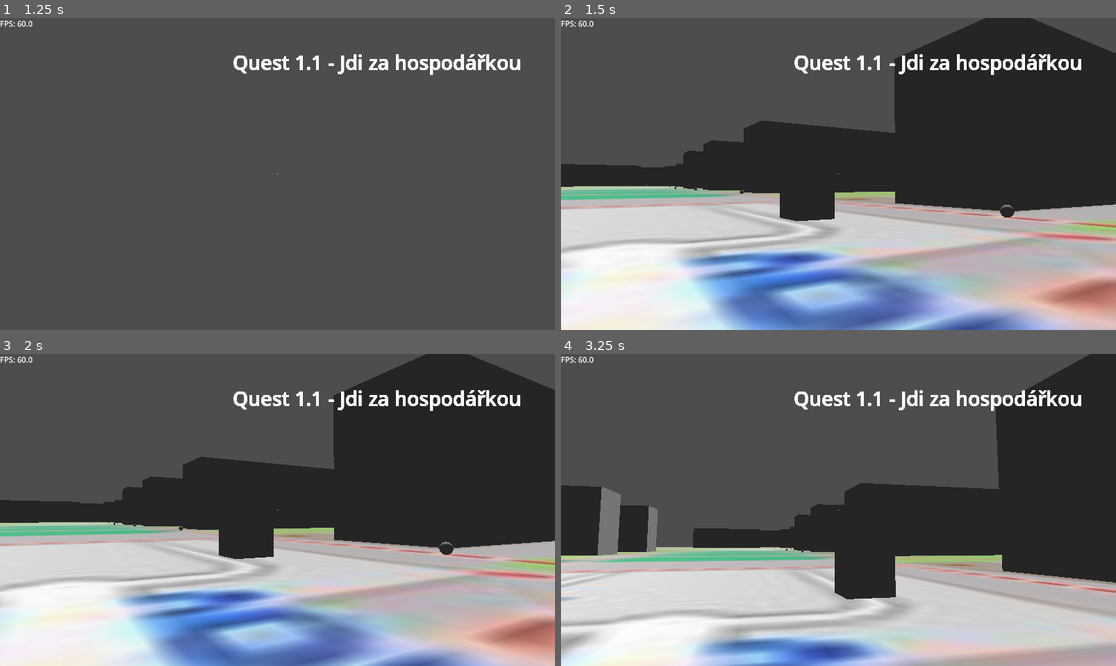
Above: before the commit, frames 1-4 (two rows, left to right).
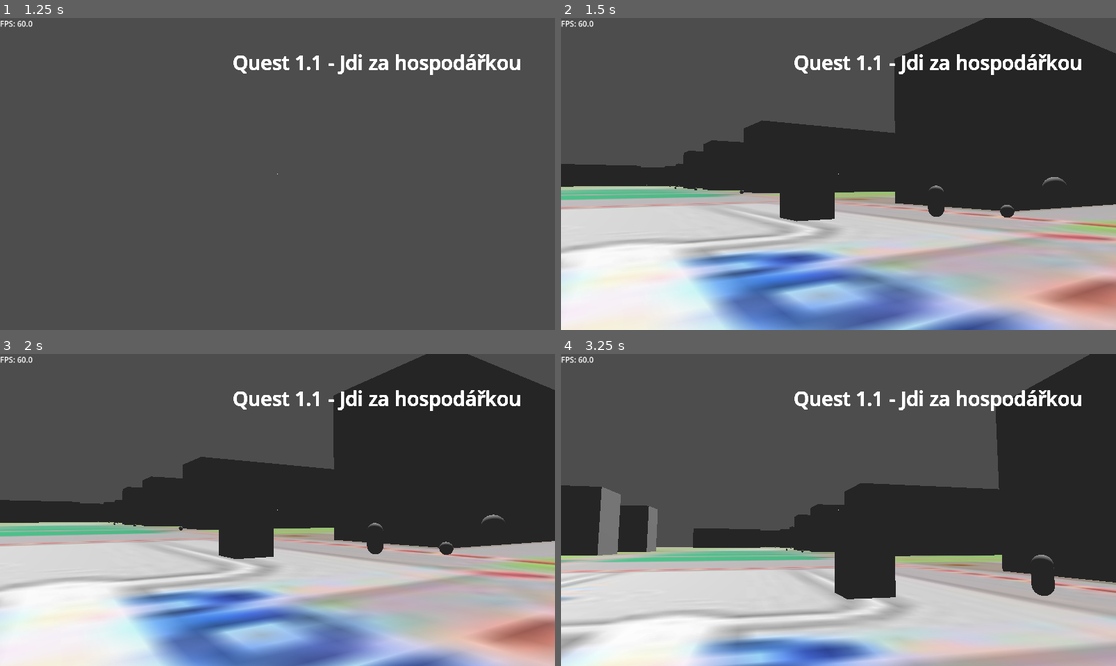
Above: after the commit, the same moments.

Repository: StrahovGameDev/StraHov
Game: Godot game, scene res://00main_scene/game_manager.tscn
The game is run twice, just before and just after one commit, with the same random seed, the same clock (stepped at 60 frames per second) and the same inputs. Video files are missing from this copy of the repository; at most half a second of black plays in their place.
Inputs (mouse positions are in pixels of both pictures, inside the frame that each line leads up to):
- Up to frame 1 (1.25 s): click "START" at 0.5 s
- Up to frame 2 (1.5 s): tap Enter (enter) at 1.25 s; move the mouse to (866, 174) at 1.27 s; hold Space (fly_up) from 1.28 s (still down); hold Enter (enter) from 1.28 s (still down)
- Up to frame 3 (2 s): keep holding Space (fly_up); keep holding Enter (enter); tap T (t) at 1.55 s
- Up to frame 4 (3.25 s): move the mouse to (727, 525) at 2.02 s; release Space (fly_up) at 2.03 s; release Enter (enter) at 2.03 s; hold S (backward) 2.03-2.78 s; tap T (t) at 2.1 s; tap Y (y) at 2.3 s; move the mouse to (849, 503) at 2.77 s; hold Space (fly_up) from 2.78 s (still down); hold Y (y) from 2.78 s (still down); tap Enter (enter) at 3.05 s

Frame 1 is identical in both runs. In frame 2, 0.1% of the frame differs, in the area x 66-92%, y 51-64%; in frame 3, 0.1%; in frame 4, 0.3%, in the area x 84-89%, y 64-78%.

Commit message:
quest_system: debug folders, quest_array change to quest_dictionary

Diff:
--- a/00main_scene/game_manager.tscn
+++ b/00main_scene/game_manager.tscn
@@ -9,6 +9,9 @@
 [ext_resource type="PackedScene" uid="uid://bmcdpwrrpli6k" path="res://scenes/player/phone.tscn" id="8_0buo7"]
 [ext_resource type="PackedScene" uid="uid://c8kybpvtqyg1" path="res://cutscenes/cutscene_manager.tscn" id="8_yvaem"]
 [ext_resource type="PackedScene" uid="uid://bm06vvgv40ypg" path="res://shelf.tscn" id="9_ot8w6"]
+[ext_resource type="PackedScene" uid="uid://cmx1dgl3bnik7" path="res://debug_folders/filipstrahov/quest/quest_1.tscn" id="13_cvbbf"]
+[ext_resource type="PackedScene" uid="uid://b58irk40sfqvc" path="res://debug_folders/filipstrahov/quest/quest_2.tscn" id="14_ao7jc"]
+[ext_resource type="PackedScene" uid="uid://ccxbaf1kkx0bw" path="res://debug_folders/filipstrahov/quest/quest_3.tscn" id="15_vw7hv"]
 
 [sub_resource type="BoxShape3D" id="BoxShape3D_ot8w6"]
 size = Vector3(5.87, 1, 2.35)
@@ -109,6 +112,15 @@
 transform = Transform3D(1, 0, 0, 0, 1, 0, 0, 0, 1, 50, 2, -9.42897)
 mesh = SubResource("BoxMesh_cvbbf")
 
+[node name="Quest1" parent="." instance=ExtResource("13_cvbbf")]
+transform = Transform3D(1, 0, 0, 0, 1, 0, 0, 0, 1, 33, 3, 0)
+
+[node name="Quest2" parent="." instance=ExtResource("14_ao7jc")]
+transform = Transform3D(1, 0, 0, 0, 1, 0, 0, 0, 1, 43.0569, 2.52448, 0)
+
+[node name="Quest3" parent="." instance=ExtResource("15_vw7hv")]
+transform = Transform3D(1, 0, 0, 0, 1, 0, 0, 0, 1, 50.4168, 1.57975, 0)
+
 [connection signal="finished" from="CutsceneManager" to="pause_menu" method="_on_cutscene_manager_finished"]
 [connection signal="started" from="CutsceneManager" to="pause_menu" method="_on_cutscene_manager_started"]
 [connection signal="start" from="main_menu" to="pause_menu" method="_on_main_menu_start"]
--- a/debug_folders/filipstrahov/quest_1.gd
+++ b/debug_folders/filipstrahov/quest/quest_1.gd
@@ -3,4 +3,4 @@
 
 func _on_body_entered(body: Node3D) -> void:
 	if body.is_in_group("player"):
-		$Quest.add_quest()
+		$Quest.add_quest("quest1")
--- a/debug_folders/filipstrahov/quest_1.tscn
+++ b/debug_folders/filipstrahov/quest/quest_1.tscn
@@ -1,8 +1,8 @@
 [gd_scene load_steps=7 format=3 uid="uid://cmx1dgl3bnik7"]
 
-[ext_resource type="Script" uid="uid://c7hahayecwhpi" path="res://debug_folders/filipstrahov/quest_1.gd" id="1_43o42"]
-[ext_resource type="Script" uid="uid://i5c3iacsacm5" path="res://debug_folders/filipstrahov/quest_dependencies/quest.gd" id="2_xnek6"]
-[ext_resource type="Script" uid="uid://dw8ujgujfm4u1" path="res://debug_folders/filipstrahov/quest_dependencies/quest_data.gd" id="3_pidd7"]
+[ext_resource type="Script" uid="uid://c7hahayecwhpi" path="res://debug_folders/filipstrahov/quest/quest_1.gd" id="1_43o42"]
+[ext_resource type="Script" uid="uid://i5c3iacsacm5" path="res://debug_folders/filipstrahov/quest/quest_dependencies/quest.gd" id="2_xnek6"]
+[ext_resource type="Script" uid="uid://dw8ujgujfm4u1" path="res://debug_folders/filipstrahov/quest/quest_dependencies/quest_data.gd" id="3_pidd7"]
 
 [sub_resource type="BoxMesh" id="BoxMesh_55t1n"]
 
@@ -10,10 +10,11 @@
 
 [sub_resource type="Resource" id="Resource_cqpko"]
 script = ExtResource("3_pidd7")
-quest_unique_name = ""
-quest_name = "Quest1"
-quest_description = "Your task is to go to the big ball."
+quest_unique_name = "quest1"
+quest_name = "See a block manager"
+quest_description = "Your task is to go to the big ball aka block manager."
 quest_completed = false
+quest_requirements = ""
 metadata/_custom_type_script = "uid://dw8ujgujfm4u1"
 
 [node name="Quest1" type="Area3D"]
--- /dev/null
+++ b/debug_folders/filipstrahov/quest/quest_2.gd
@@ -0,0 +1,6 @@
+extends Area3D
+
+
+func _on_body_entered(body: Node3D) -> void:
+	QuestManager.update_description("quest1", "Well done, now see the bean like shape.")
+	QuestManager.update_requirements("quest1", "good")
--- /dev/null
+++ b/debug_folders/filipstrahov/quest/quest_2.tscn
@@ -0,0 +1,18 @@
+[gd_scene load_steps=4 format=3 uid="uid://b58irk40sfqvc"]
+
+[ext_resource type="Script" uid="uid://c8rqe075e86rn" path="res://debug_folders/filipstrahov/quest/quest_2.gd" id="1_4y7ac"]
+
+[sub_resource type="SphereMesh" id="SphereMesh_8ftkv"]
+
+[sub_resource type="SphereShape3D" id="SphereShape3D_t8h38"]
+
+[node name="Quest2" type="Area3D"]
+script = ExtResource("1_4y7ac")
+
+[node name="MeshInstance3D" type="MeshInstance3D" parent="."]
+mesh = SubResource("SphereMesh_8ftkv")
+
+[node name="CollisionShape3D" type="CollisionShape3D" parent="."]
+shape = SubResource("SphereShape3D_t8h38")
+
+[connection signal="body_entered" from="." to="." method="_on_body_entered"]
--- /dev/null
+++ b/debug_folders/filipstrahov/quest/quest_3.gd
@@ -0,0 +1,8 @@
+extends Area3D
+
+
+func _on_body_entered(body: Node3D) -> void:
+	if QuestManager.quest_array[0].quest_requirements == "good":
+		QuestManager.update_description("quest1", "Your job here is done")
+	else:
+		print("You cant finish this quest yet.")
--- /dev/null
+++ b/debug_folders/filipstrahov/quest/quest_3.tscn
@@ -0,0 +1,18 @@
+[gd_scene load_steps=4 format=3 uid="uid://ccxbaf1kkx0bw"]
+
+[ext_resource type="Script" uid="uid://twtk3j3pkqx2" path="res://debug_folders/filipstrahov/quest/quest_3.gd" id="1_dkrpc"]
+
+[sub_resource type="CapsuleMesh" id="CapsuleMesh_7vv65"]
+
+[sub_resource type="CapsuleShape3D" id="CapsuleShape3D_mfgtn"]
+
+[node name="Quest3" type="Area3D"]
+script = ExtResource("1_dkrpc")
+
+[node name="MeshInstance3D" type="MeshInstance3D" parent="."]
+mesh = SubResource("CapsuleMesh_7vv65")
+
+[node name="CollisionShape3D" type="CollisionShape3D" parent="."]
+shape = SubResource("CapsuleShape3D_mfgtn")
+
+[connection signal="body_entered" from="." to="." method="_on_body_entered"]
--- a/debug_folders/filipstrahov/quest_4.tscn
+++ b/debug_folders/filipstrahov/quest/quest_4.tscn
@@ -1,8 +1,8 @@
 [gd_scene load_steps=7 format=3 uid="uid://d16jsdlm2a36f"]
 
-[ext_resource type="Script" uid="uid://ds65vx7njhmku" path="res://debug_folders/filipstrahov/quest_4.gd" id="1_edfwl"]
-[ext_resource type="Script" uid="uid://i5c3iacsacm5" path="res://debug_folders/filipstrahov/quest_dependencies/quest.gd" id="2_t65su"]
-[ext_resource type="Script" uid="uid://dw8ujgujfm4u1" path="res://debug_folders/filipstrahov/quest_dependencies/quest_data.gd" id="3_e2goi"]
+[ext_resource type="Script" uid="uid://ds65vx7njhmku" path="res://debug_folders/filipstrahov/quest/quest_4.gd" id="1_edfwl"]
+[ext_resource type="Script" uid="uid://i5c3iacsacm5" path="res://debug_folders/filipstrahov/quest/quest_dependencies/quest.gd" id="2_t65su"]
+[ext_resource type="Script" uid="uid://dw8ujgujfm4u1" path="res://debug_folders/filipstrahov/quest/quest_dependencies/quest_data.gd" id="3_e2goi"]
 
 [sub_resource type="CylinderMesh" id="CylinderMesh_ujdl3"]
 
--- a/debug_folders/filipstrahov/quest_dependencies/quest.gd
+++ b/debug_folders/filipstrahov/quest/quest_dependencies/quest.gd
@@ -4,11 +4,9 @@
 @export var quest_data: QuestData
 
 
-func add_quest():
-	#var new_quest: Resource = quest_data.duplicate(true)
-	QuestManager.quest_array.append(quest_data)
-	QuestManager.add_quest()
-	#queue_free()
+func add_quest(unique_quest_name: String) -> void:
+	QuestManager.quest_dictionary[quest_data.quest_unique_name] = quest_data
+	QuestManager.add_quest(unique_quest_name)
 
 
 
--- a/debug_folders/filipstrahov/quest_dependencies/quest_data.gd
+++ b/debug_folders/filipstrahov/quest/quest_dependencies/quest_data.gd
@@ -7,3 +7,4 @@
 @export var quest_name: String
 @export_multiline var quest_description: String
 @export var quest_completed: bool
+@export var quest_requirements: String
--- a/debug_folders/filipstrahov/quest_dependencies/quest_data.tres
+++ b/debug_folders/filipstrahov/quest/quest_dependencies/quest_data.tres
@@ -1,6 +1,6 @@
 [gd_resource type="Resource" script_class="QuestData" load_steps=2 format=3 uid="uid://cmv66krf6e5lj"]
 
-[ext_resource type="Script" uid="uid://dw8ujgujfm4u1" path="res://debug_folders/filipstrahov/quest_dependencies/quest_data.gd" id="1_qah21"]
+[ext_resource type="Script" uid="uid://dw8ujgujfm4u1" path="res://debug_folders/filipstrahov/quest/quest_dependencies/quest_data.gd" id="1_qah21"]
 
 [resource]
 script = ExtResource("1_qah21")
--- a/debug_folders/filipstrahov/quest_labels.gd
+++ b/debug_folders/filipstrahov/quest/quest_labels.gd
@@ -4,6 +4,7 @@
 
 func _ready() -> void:
 	QuestManager.quest_added.connect(add_quest_label)
+	QuestManager.description_updated.connect(_on_description_updated)
 	visible = false
 
 
@@ -16,16 +17,20 @@
 			Input.set_mouse_mode(Input.MOUSE_MODE_CAPTURED)
 
 
-func add_quest_label(index) -> void:
+func add_quest_label(quest_unique_name) -> void:
 	var button: Button = Button.new()
-	button.text = QuestManager.quest_array[index].quest_name
-	button.pressed.connect(_on_quest_button_pressed.bind(index))
+	button.text = quest_unique_name.quest_name
+	button.pressed.connect(_on_quest_button_pressed.bind(quest_unique_name))
 	vbox.add_child(button)
-func _on_quest_button_pressed(index):
-	var quest = QuestManager.quest_array[index].quest_description
+func _on_quest_button_pressed(quest_unique_name):
+	var quest = quest_unique_name.quest_description
 	$QuestLabels/ColorRect/QuestDescription.text = quest
 	$QuestLabels/ColorRect.show()
 
 func _on_button_pressed() -> void:
 	hide()
 	Input.set_mouse_mode(Input.MOUSE_MODE_CAPTURED)
+
+
+func _on_description_updated(quest_description):
+	$QuestLabels/ColorRect/QuestDescription.text = quest_description
--- a/debug_folders/filipstrahov/quest_labels.tscn
+++ b/debug_folders/filipstrahov/quest/quest_labels.tscn
@@ -1,6 +1,6 @@
 [gd_scene load_steps=2 format=3 uid="uid://b0oikjky6vpu6"]
 
-[ext_resource type="Script" uid="uid://bccqw1vdheu4o" path="res://debug_folders/filipstrahov/quest_labels.gd" id="1_grn6d"]
+[ext_resource type="Script" uid="uid://bccqw1vdheu4o" path="res://debug_folders/filipstrahov/quest/quest_labels.gd" id="1_grn6d"]
 
 [node name="QuestUI" type="CanvasLayer"]
 layer = 2
@@ -18,11 +18,41 @@
 layout_mode = 1
 anchors_preset = 9
 anchor_bottom = 1.0
-offset_left = 320.0
+offset_left = 256.0
 offset_top = 64.0
 offset_right = 576.0
 offset_bottom = -155.0
 grow_vertical = 2
+
+[node name="ColorRect2" type="ColorRect" parent="QuestLabels"]
+visible = false
+layout_mode = 1
+anchors_preset = 9
+anchor_bottom = 1.0
+offset_left = 256.0
+offset_top = 64.0
+offset_right = 576.0
+offset_bottom = -155.0
+grow_vertical = 2
+color = Color(0, 0, 0, 1)
+
+[node name="HBoxContainer" type="HBoxContainer" parent="QuestLabels/ColorRect2"]
+layout_mode = 1
+anchors_preset = 5
+anchor_left = 0.5
+anchor_right = 0.5
+offset_left = -138.0
+offset_right = 138.0
+offset_bottom = 31.0
+grow_horizontal = 2
+
+[node name="Button" type="Button" parent="QuestLabels/ColorRect2/HBoxContainer"]
+layout_mode = 2
+text = "Current quests"
+
+[node name="Button2" type="Button" parent="QuestLabels/ColorRect2/HBoxContainer"]
+layout_mode = 2
+text = "Completed quests"
 
 [node name="ColorRect" type="ColorRect" parent="QuestLabels"]
 layout_mode = 1
--- /dev/null
+++ b/debug_folders/filipstrahov/quest/quest_manager.gd
@@ -0,0 +1,47 @@
+extends Node
+
+# I do not have to type quest_added(quest_index), it works without it... so be it
+signal quest_added
+signal quest_removed
+
+signal description_updated
+signal quest_completed
+
+var quest_dictionary: Dictionary = {}
+
+
+func add_quest(quest_unique_name: String) -> void:
+	var quest: Resource = _find_quest(quest_unique_name)
+	print(quest)
+	quest_added.emit(quest)
+
+func update_description(quest_unique_name: String, new_description: String) -> void:
+	var quest: Resource = _find_quest(quest_unique_name)
+	quest.quest_description += "\n" + new_description
+	description_updated.emit(quest.quest_description)
+
+
+func update_requirements(quest_unique_name: String, new_quest_requirement: String) -> void:
+	var quest: Resource = _find_quest(quest_unique_name)
+	quest.quest_requirements = new_quest_requirement
+
+
+func complete_quest(quest_unique_name: String) -> void:
+	var quest: Resource = _find_quest(quest_unique_name)
+	quest.quest_completed = true
+	quest_completed.emit()
+
+
+func _find_quest(quest_unique_name: String) -> Resource:
+	var quest: Resource = quest_dictionary[quest_unique_name]
+	return quest
+
+
+
+
+
+
+
+
+func fail_quest():
+	pass
--- a/debug_folders/filipstrahov/quest_2.gd
+++ /dev/null
@@ -1,6 +0,0 @@
-extends Area3D
-
-
-func _on_body_entered(body: Node3D) -> void:
-	$Quest.add_quest()
-	QuestManager.update_description("unique", "new description")
--- a/debug_folders/filipstrahov/quest_2.tscn
+++ /dev/null
@@ -1,33 +0,0 @@
-[gd_scene load_steps=7 format=3 uid="uid://b58irk40sfqvc"]
-
-[ext_resource type="Script" uid="uid://c8rqe075e86rn" path="res://debug_folders/filipstrahov/quest_2.gd" id="1_4y7ac"]
-[ext_resource type="Script" uid="uid://i5c3iacsacm5" path="res://debug_folders/filipstrahov/quest_dependencies/quest.gd" id="2_4y7ac"]
-[ext_resource type="Script" uid="uid://dw8ujgujfm4u1" path="res://debug_folders/filipstrahov/quest_dependencies/quest_data.gd" id="3_unkkl"]
-
-[sub_resource type="SphereMesh" id="SphereMesh_8ftkv"]
-
-[sub_resource type="SphereShape3D" id="SphereShape3D_t8h38"]
-
-[sub_resource type="Resource" id="Resource_nf1gx"]
-script = ExtResource("3_unkkl")
-quest_unique_name = "unique"
-quest_name = "QUESTOS"
-quest_description = "Quest1 updated - go to see dorm manager."
-quest_completed = false
-metadata/_custom_type_script = "uid://dw8ujgujfm4u1"
-
-[node name="Quest2" type="Area3D"]
-script = ExtResource("1_4y7ac")
-
-[node name="MeshInstance3D" type="MeshInstance3D" parent="."]
-mesh = SubResource("SphereMesh_8ftkv")
-
-[node name="CollisionShape3D" type="CollisionShape3D" parent="."]
-shape = SubResource("SphereShape3D_t8h38")
-
-[node name="Quest" type="Node" parent="."]
-script = ExtResource("2_4y7ac")
-quest_data = SubResource("Resource_nf1gx")
-metadata/_custom_type_script = "uid://i5c3iacsacm5"
-
-[connection signal="body_entered" from="." to="." method="_on_body_entered"]
--- a/debug_folders/filipstrahov/quest_3.gd
+++ /dev/null
@@ -1,6 +0,0 @@
-extends Area3D
-
-
-func _on_body_entered(body: Node3D) -> void:
-	$Quest.quest_data.quest_completed = true
-	$Quest.is_complete()
--- a/debug_folders/filipstrahov/quest_3.tscn
+++ /dev/null
@@ -1,33 +0,0 @@
-[gd_scene load_steps=7 format=3 uid="uid://ccxbaf1kkx0bw"]
-
-[ext_resource type="Script" uid="uid://twtk3j3pkqx2" path="res://debug_folders/filipstrahov/quest_3.gd" id="1_dkrpc"]
-[ext_resource type="Script" uid="uid://i5c3iacsacm5" path="res://debug_folders/filipstrahov/quest_dependencies/quest.gd" id="2_h3jy4"]
-[ext_resource type="Script" uid="uid://dw8ujgujfm4u1" path="res://debug_folders/filipstrahov/quest_dependencies/quest_data.gd" id="3_6ta8s"]
-
-[sub_resource type="CapsuleMesh" id="CapsuleMesh_7vv65"]
-
-[sub_resource type="CapsuleShape3D" id="CapsuleShape3D_mfgtn"]
-
-[sub_resource type="Resource" id="Resource_jwycu"]
-script = ExtResource("3_6ta8s")
-quest_unique_name = ""
-quest_name = ""
-quest_description = ""
-quest_completed = false
-metadata/_custom_type_script = "uid://dw8ujgujfm4u1"
-
-[node name="Quest3" type="Area3D"]
-script = ExtResource("1_dkrpc")
-
-[node name="MeshInstance3D" type="MeshInstance3D" parent="."]
-mesh = SubResource("CapsuleMesh_7vv65")
-
-[node name="CollisionShape3D" type="CollisionShape3D" parent="."]
-shape = SubResource("CapsuleShape3D_mfgtn")
-
-[node name="Quest" type="Node" parent="."]
-script = ExtResource("2_h3jy4")
-quest_data = SubResource("Resource_jwycu")
-metadata/_custom_type_script = "uid://i5c3iacsacm5"
-
-[connection signal="body_entered" from="." to="." method="_on_body_entered"]
--- a/debug_folders/filipstrahov/quest_manager.gd
+++ /dev/null
@@ -1,30 +0,0 @@
-extends Node
-
-# I do not have to type quest_added(quest_index), it works without it... so be it
-signal quest_added
-signal quest_removed
-
-var quest_array: Array = []
-
-
-func add_quest():
-	var quest_index: int = quest_array.size() - 1
-#	This goes directly into QuestLabels function add_quest_label(index)
-	quest_added.emit(quest_index)
-
-func update_description(quest_unique_name: String, new_description: String) -> void:
-	var found: bool = false
-	for quest in quest_array:
-		if quest.quest_unique_name == quest_unique_name:
-			quest.quest_description += "\n" + new_description
-			found = true
-			break
-	if !found:
-		push_error("Quest Unique Name missing")
-
-func fail_quest():
-	pass
-
-
-func complete_quest(quest_name) -> void:
-	pass
--- a/project.godot
+++ b/project.godot
@@ -18,7 +18,7 @@
 
 [autoload]
 
-QuestManager="*res://debug_folders/filipstrahov/quest_manager.gd"
+QuestManager="*res://debug_folders/filipstrahov/quest/quest_manager.gd"
 
 [file_customization]
 
--- a/scenes/player/player.tscn
+++ b/scenes/player/player.tscn
@@ -5,7 +5,7 @@
 [ext_resource type="PackedScene" uid="uid://blnv74irts5gj" path="res://scenes/global/console.tscn" id="2_whsb8"]
 [ext_resource type="Texture2D" uid="uid://b3kq5qbad6e34" path="res://scenes/player/player_kafka_kafka2.png" id="3_hqtel"]
 [ext_resource type="PackedScene" uid="uid://rukcl2t6m65y" path="res://scenes/player/weapon_manager.tscn" id="5_sweqy"]
-[ext_resource type="PackedScene" uid="uid://b0oikjky6vpu6" path="res://debug_folders/filipstrahov/quest_labels.tscn" id="6_75vfm"]
+[ext_resource type="PackedScene" uid="uid://b0oikjky6vpu6" path="res://debug_folders/filipstrahov/quest/quest_labels.tscn" id="6_75vfm"]
 
 [sub_resource type="CapsuleShape3D" id="CapsuleShape3D_1tgjw"]
 
Not shown: 1 places in 00main_scene/game_manager.tscn that only renumber resources
Renamed: debug_folders/filipstrahov/quest_1.gd.uid -> debug_folders/filipstrahov/quest/quest_1.gd.uid
Renamed: debug_folders/filipstrahov/quest_2.gd.uid -> debug_folders/filipstrahov/quest/quest_2.gd.uid
Renamed: debug_folders/filipstrahov/quest_3.gd.uid -> debug_folders/filipstrahov/quest/quest_3.gd.uid
Renamed: debug_folders/filipstrahov/quest_4.gd -> debug_folders/filipstrahov/quest/quest_4.gd
Renamed: debug_folders/filipstrahov/quest_4.gd.uid -> debug_folders/filipstrahov/quest/quest_4.gd.uid
Renamed: debug_folders/filipstrahov/quest_dependencies/quest.gd.uid -> debug_folders/filipstrahov/quest/quest_dependencies/quest.gd.uid
Renamed: debug_folders/filipstrahov/quest_dependencies/quest_data.gd.uid -> debug_folders/filipstrahov/quest/quest_dependencies/quest_data.gd.uid
Renamed: debug_folders/filipstrahov/quest_labels.gd.uid -> debug_folders/filipstrahov/quest/quest_labels.gd.uid
Renamed: debug_folders/filipstrahov/quest_manager.gd.uid -> debug_folders/filipstrahov/quest/quest_manager.gd.uid
